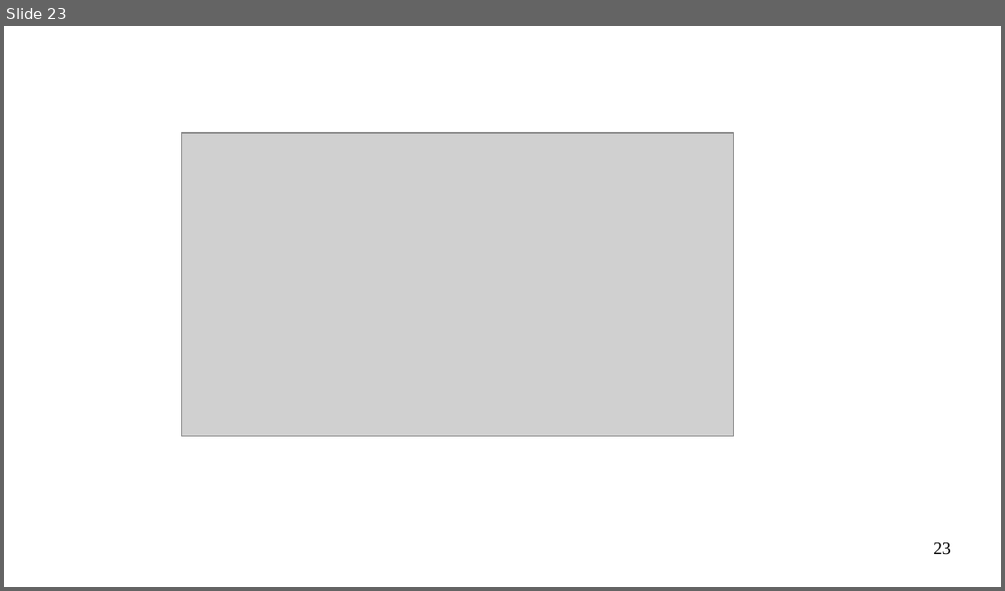
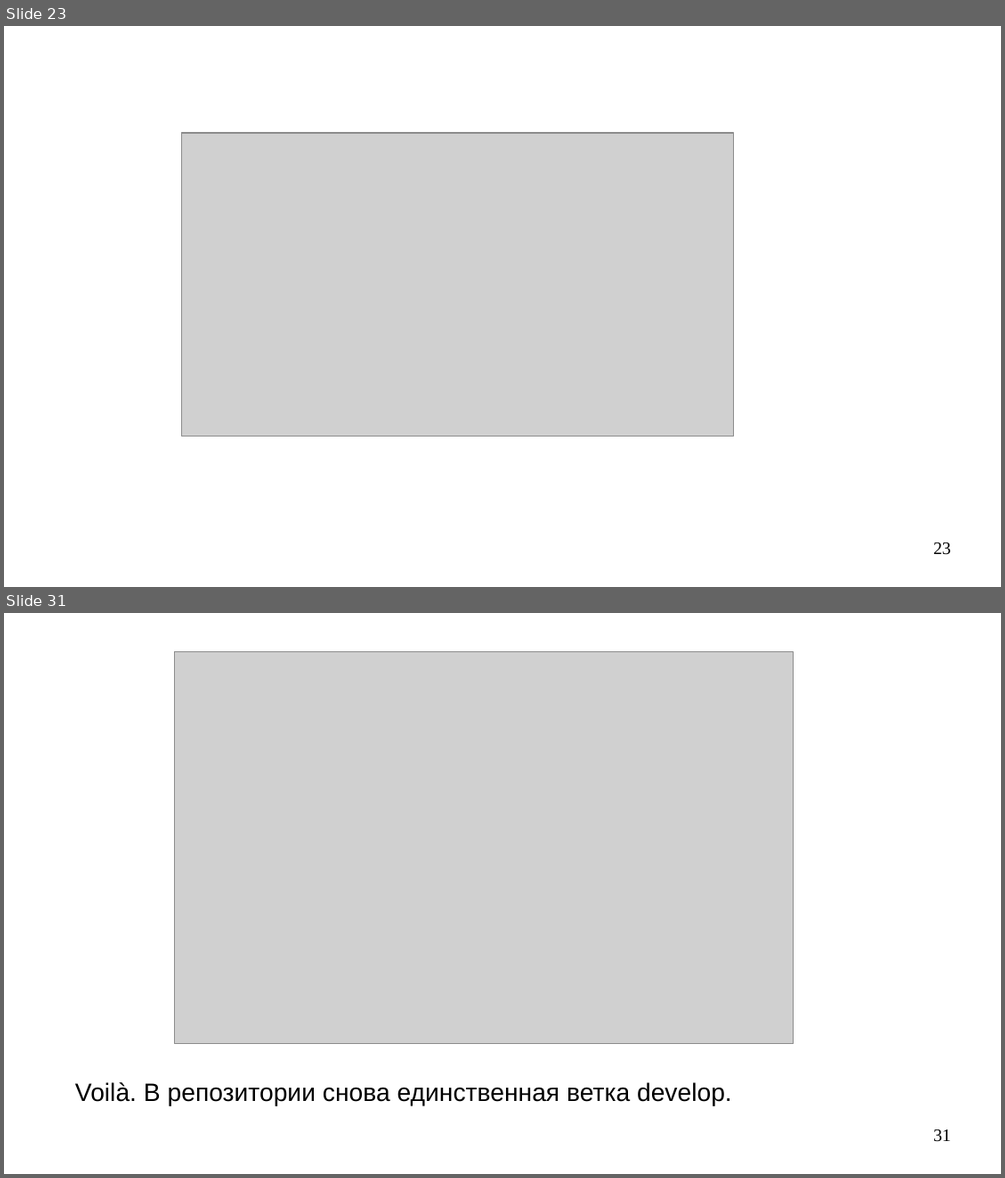
Before and after one commit to steelcraft/stud-lab, a slide deck: Практические занятия/Работа с Git.odp. Shown one above the other, each under a label of ours: slide 23 before the commit, slides 23 and 31 after it; the slides between them are not shown. The pictures are 1005x591 and 1005x1178 pixels, drawn with LibreOffice and Linux fonts; fonts in the diff are those of the drawing; grey boxes stand for pictures. Boxes give left, top, right and bottom in pixels: in the first picture for what was removed or moved away, otherwise in the second. Text is boxed around its words. In the diff, an @@ line names an element or a change of style, - is before the commit and + after.

```diff
--- a/Практические занятия/Работа с Git.odp
+++ b/Практические занятия/Работа с Git.odp
@@ slide 31 added at <box>4,613,1001,1174</box>, background #FFFFFF @@
@@ picture added at <box>175,652,793,1044</box> @@
@@ text added at <box>75,1082,732,1106</box>, 20 pt, text #000000 @@
+Voilà. В репозитории снова единственная ветка develop.
@@ page number added at <box>933,1129,951,1142</box>, 14 pt, text #000000 @@
+31
```
Also in this commit, not shown: 1 slide changed, 11 other slides added.
